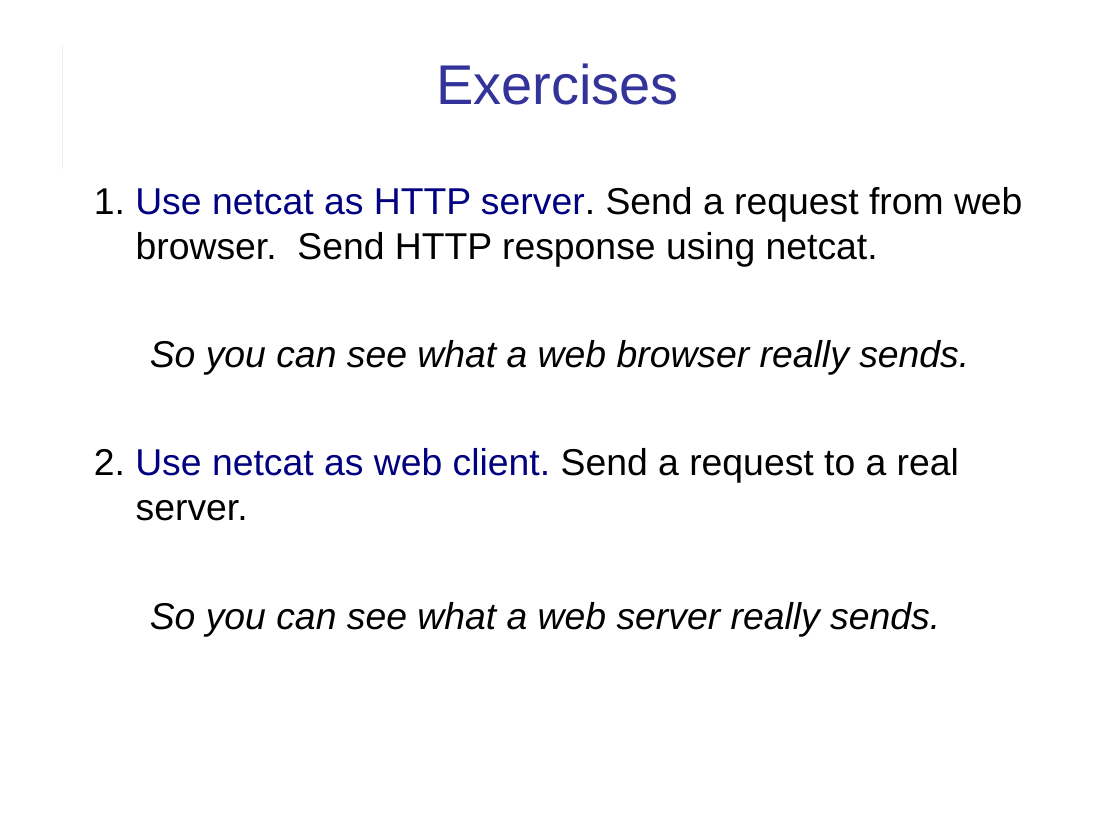
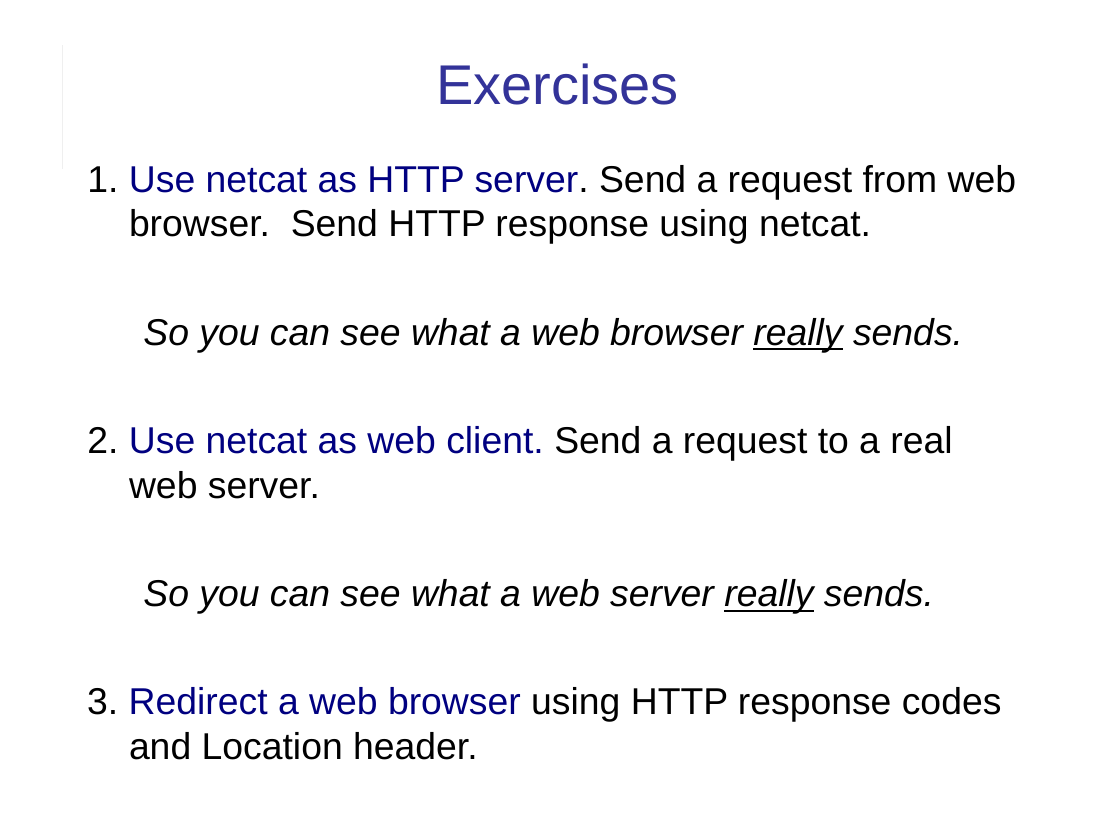
Before and after one commit to cpske/ISP, a slide deck: slide 2 of web/HTTP-in-Action.ppt (slide 3 before the commit). Drawn at 1120x840 pixels with LibreOffice and Linux fonts; fonts in the diff are those of the drawing. Boxes give left, top, right and bottom in pixels: in the first picture for what was removed or moved away, otherwise in the second. Text is boxed around its words. In the diff, an @@ line names an element or a change of style, - is before the commit and + after.

Commit message:
fix typos in slides

```diff
--- a/web/HTTP-in-Action.ppt
+++ b/web/HTTP-in-Action.ppt
@@ text "1. Use netcat as HTTP ...": place and size @@
-text "1. Use netcat as HTTP ..." at <box>94,187,1022,636</box>
+text "1. Use netcat as HTTP ..." at <box>87,165,1016,760</box>
@@ text at <box>143,318,963,614</box>: underline on in "really", "really" @@
@@ text at <box>87,426,952,499</box>: text changed @@
-2. Use netcat as web client. Send a request to a real server.
+2. Use netcat as web client. Send a request to a real web server.
@@ text at <box>87,687,1002,760</box>: paragraph added @@
+3. Redirect a web browser using HTTP response codes and Location header.
```
Also in this commit, not shown: 11 other slides changed, 1 other file.
